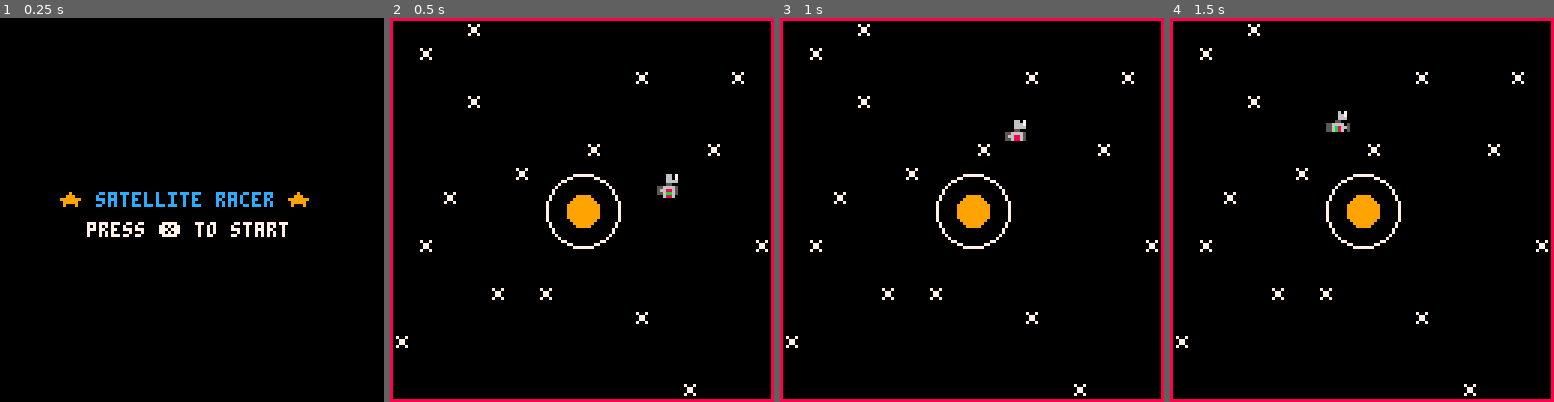
Above: before the commit, frames 1-4 (left to right).
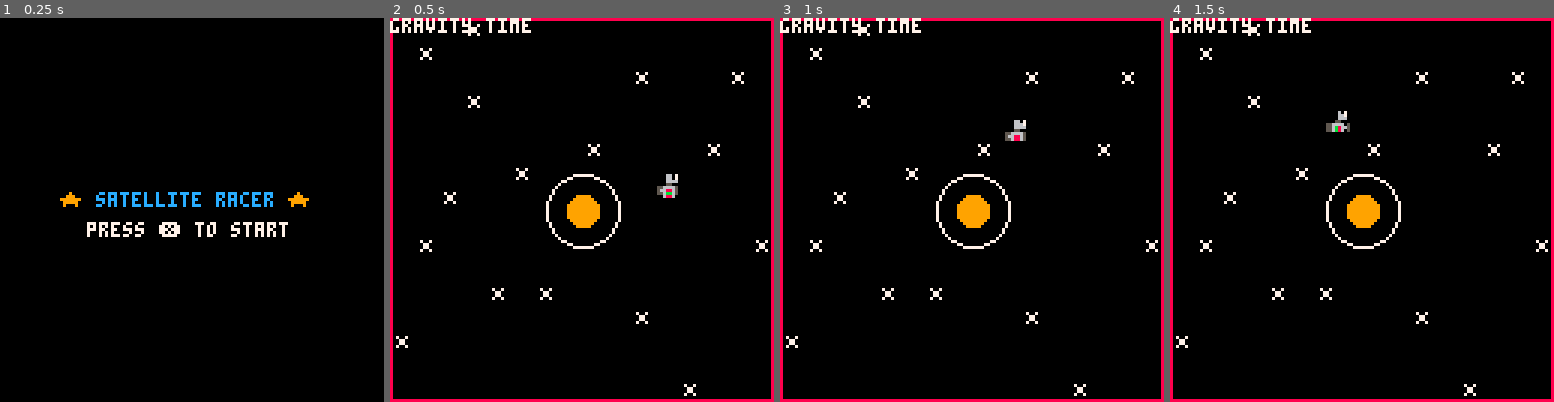
Above: after the commit, the same moments.

Repository: jackawackadoo/Sattelite_Racer
Game: PICO-8 cartridge sattelite_racer.p8
Same seed, same stepped clock (60 frames per second), same inputs: the game is played once before the commit and once after it.
Inputs:
- Up to frame 1 (0.25 s): no input
- Up to frame 2 (0.5 s): tap X (X key) at 0.33 s
- Up to frame 3 (1 s): no input
- Up to frame 4 (1.5 s): tap X (X key) at 1.07 s

Frame 1 is identical in both runs. In frame 2, 0.6% of the frame differs, in the area x 0-37%, y 0-4%; in frame 3, 0.6%; in frame 4, 0.6%.

Commit message:
non gravitational motion first implementation

Diff:
--- a/sattelite_racer.p8
+++ b/sattelite_racer.p8
@@ -49,9 +49,12 @@
 
 
 function _draw()
+	planet = {x = 64, y = 64, radius = 5}
+	satellite = {x = 70, y = 64}
 	map(0,0, 0, 0, 128, 128)
 	rect(0,0,127,127, 8)
 	draw_planet(64,64,5, 9)
+	check_gravity(satellite, planet)
 	rspr(s*8,0,8,8,sa,x,y,size,size)
 end
 
@@ -96,17 +99,74 @@
 -- x pos, y pos, radius, color
 planet_idx = 0
 planets = {}
-
+atmosphere_r = 2.5
 
 
 function draw_planet(x_spot, y_spot, size, c)
-	atmosphere = size * 2.5
+	atmosphere = size * atmosphere_r
 	circfill(x_spot, y_spot, size, c)
 	circ(x_spot, y_spot, atmosphere, 7)
 end
 
 function new_planet()
 	--add(planets, {x =
+end
+
+
+-- is this planet's gravity
+-- acting on the satellite?
+function check_gravity(satellite, planet)
+	t_x = abs(satellite.x - planet.x)
+	t_y = abs(satellite.y - planet.y)
+	t_h = flr(sqrt((t_x^2) + (t_y^2)))
+	-- note: replace with meaningful code
+	-- below
+	if (t_h > planet.radius and t_h < (planet.radius * atmosphere_r)) then
+		print ("gravity time")
+
+	else
+		print ("oh fuck float time bro")
+	end
+end
+
+-->8
+-- satellite functions
+
+
+-- this table tracks all the
+-- relevant info for the
+-- satellite (playable character)
+
+-- (x,y) coords, angle sprite points to
+-- speed: delta x per update
+-- is gravity pullling sat
+-- radius of orbit
+satellite = {x = 0, y = 0, angle = 0, launch_angle = 0, speed = 0,gravity = false, radius = 0}
+
+
+-- update satellie table
+-- this includes:
+-- position, angle, gravity radius
+function update_sat(sat)
+	-- split into subfunctions
+	-- update x and y
+	-- check gravity
+	-- edit radius
+end
+
+function update_pos(sat)
+	if (sat.gravity) then
+		-- get grav radius
+		-- orbit planet
+	else
+		-- no gravity movement
+		sat.x += speed
+		sat.y += tan(sat.launch_angle) * speed
+	end
+end
+
+function tan(angle)
+	return (sin(angle) / cos(angle))
 end
 __gfx__
 00000000000060700000000000000000000000000000000000000000000000000000000000000000000000000000000000000000000000000000000000000000
